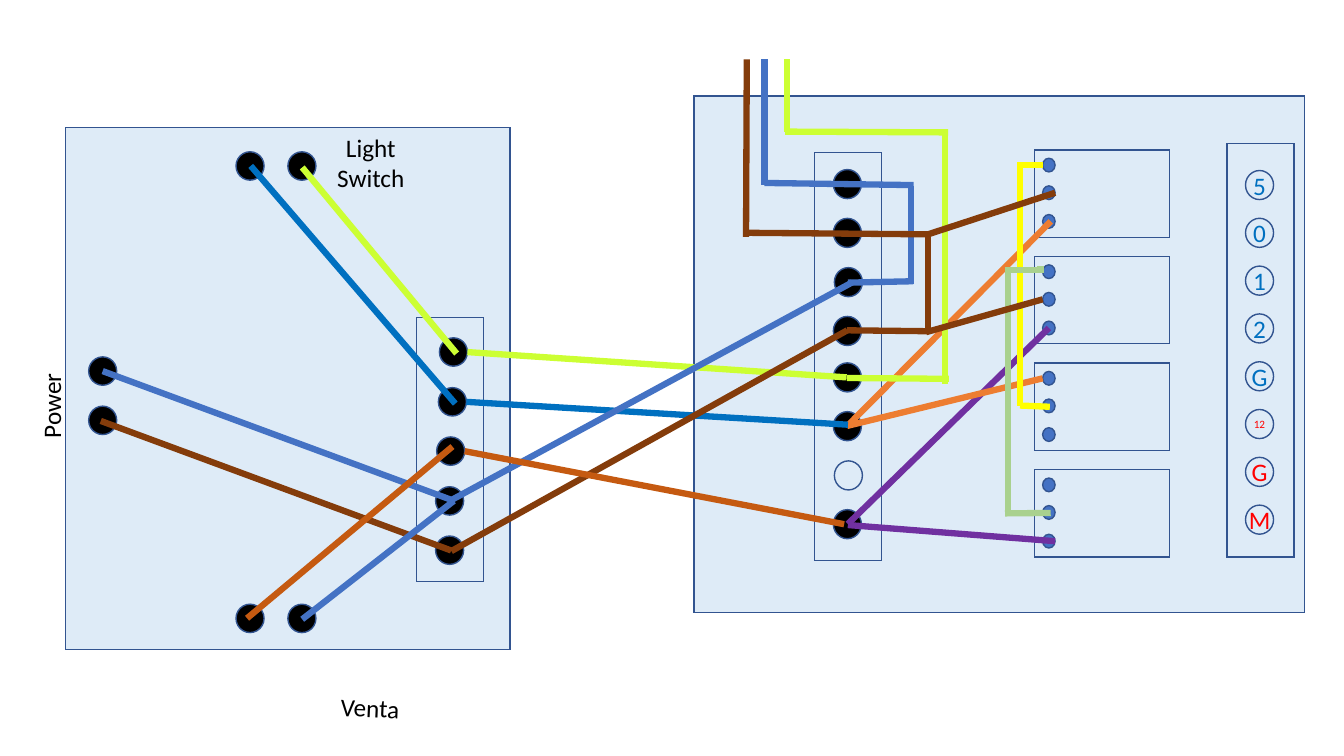
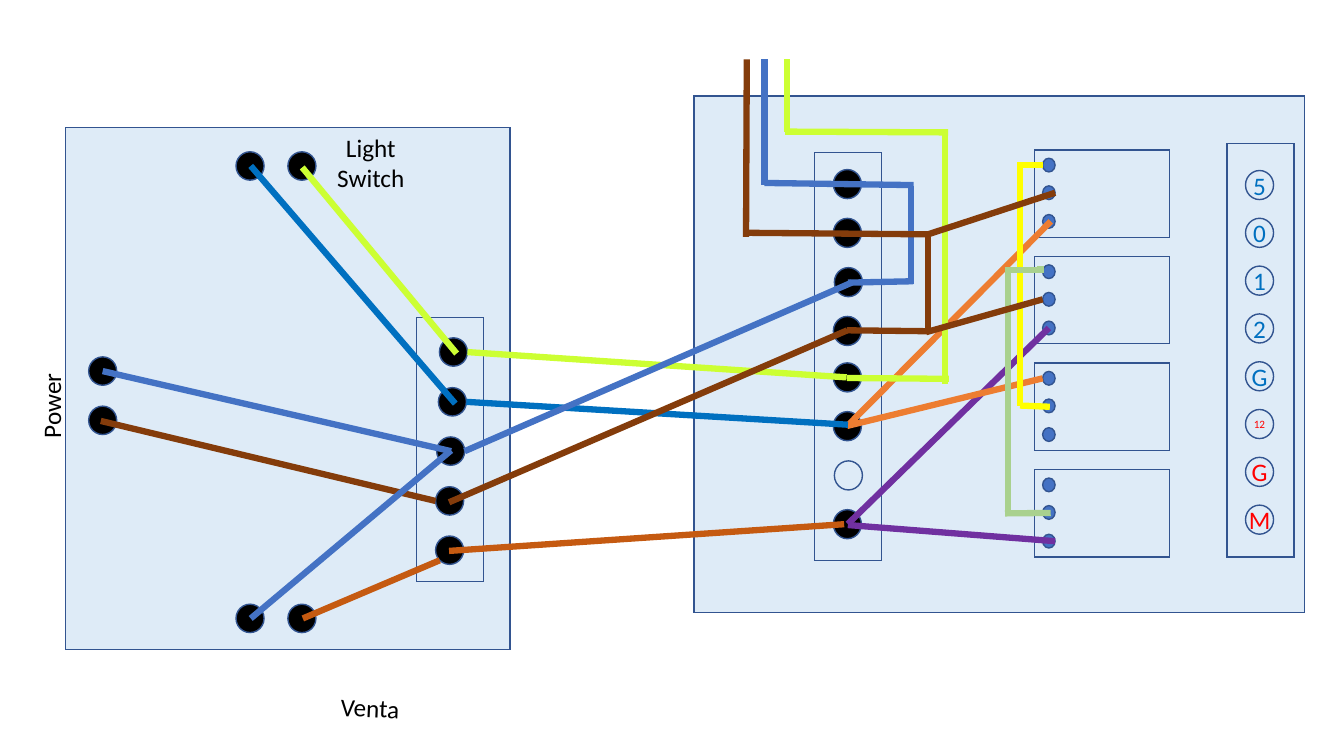
Before and after one commit to yochai-g-private/Venta, a slide deck: slide 6 of Venta/Venta.pptx. Drawn at 1344x756 pixels with LibreOffice and Linux fonts; fonts in the diff are those of the drawing. Boxes give left, top, right and bottom in pixels: in the first picture for what was removed or moved away, otherwise in the second. Text is boxed around its words. In the diff, an @@ line names an element or a change of style, - is before the commit and + after.

```diff
--- a/Venta/Venta.pptx
+++ b/Venta/Venta.pptx
@@ line moved from (451, 501) - (852, 282) to (465, 452) - (852, 282) @@
@@ line moved from (452, 552) - (848, 331) to (450, 502) - (848, 331) @@
@@ line moved from (103, 371) - (454, 501) to (103, 371) - (452, 452) @@
@@ line moved from (101, 421) - (452, 551) to (101, 421) - (436, 501) @@
@@ line moved from (302, 619) - (454, 501) to (251, 619) - (452, 451) @@
@@ line moved from (465, 452) - (844, 524) to (450, 552) - (844, 524) @@
@@ line moved from (247, 618) - (453, 447) to (302, 619) - (440, 561) @@
```
Also in this commit, not shown: 2 other files.
